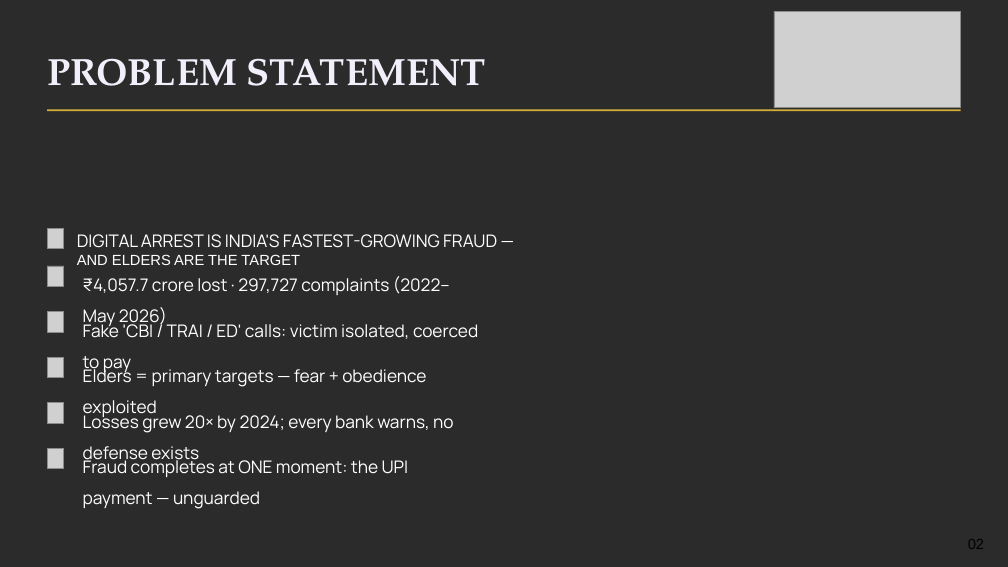
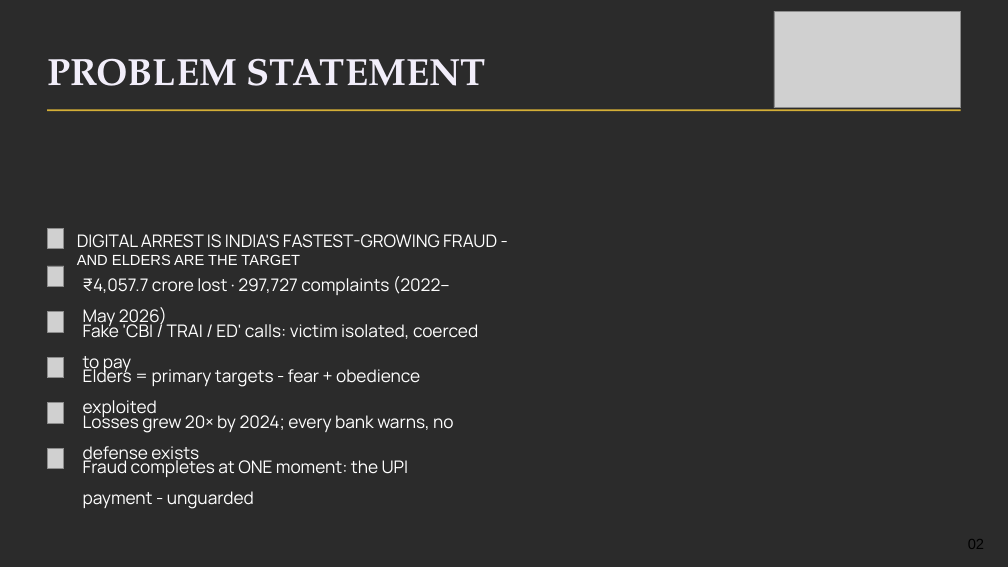
Before and after one commit to harshgounder/eldershield, a slide deck: slide 2 of assets/Kavach_IIC3_deck_v2.pptx. Drawn at 1008x567 pixels with LibreOffice and Linux fonts; fonts in the diff are those of the drawing; grey boxes stand for pictures; background and template pictures are left out; a plain dark background stands for a picture behind light text. Boxes give left, top, right and bottom in pixels: in the first picture for what was removed or moved away, otherwise in the second. Text is boxed around its words. In the diff, an @@ line names an element or a change of style, - is before the commit and + after.

Commit message:
hygiene: strip machine paths and venv refs, remove em dashes from tracked text, fix deck XML dashes (v1/v2)

```diff
--- a/assets/Kavach_IIC3_deck_v2.pptx
+++ b/assets/Kavach_IIC3_deck_v2.pptx
@@ text at [83,366,420,419]: text changed @@
-Elders = primary targets — fear + obedience exploited
+Elders = primary targets - fear + obedience exploited
@@ text at [83,457,409,509]: text changed @@
-Fraud completes at ONE moment: the UPI payment — unguarded
+Fraud completes at ONE moment: the UPI payment - unguarded
```
Also in this commit, not shown: 7 other slides changed, 39 other files.
